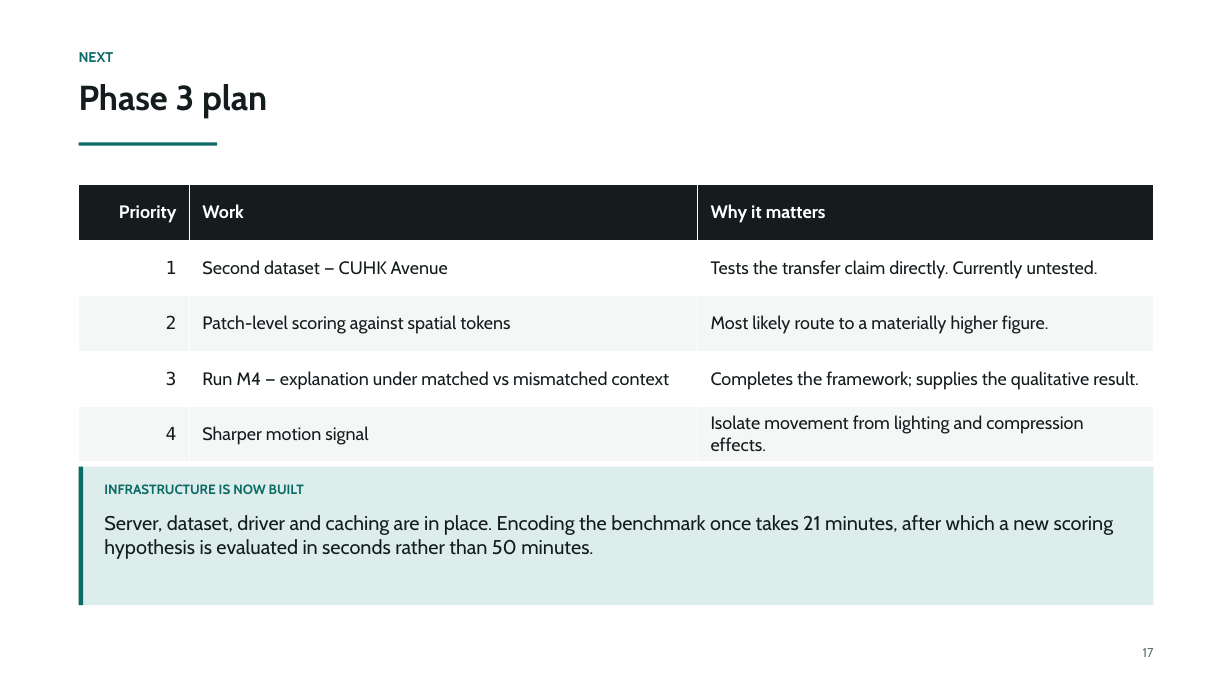
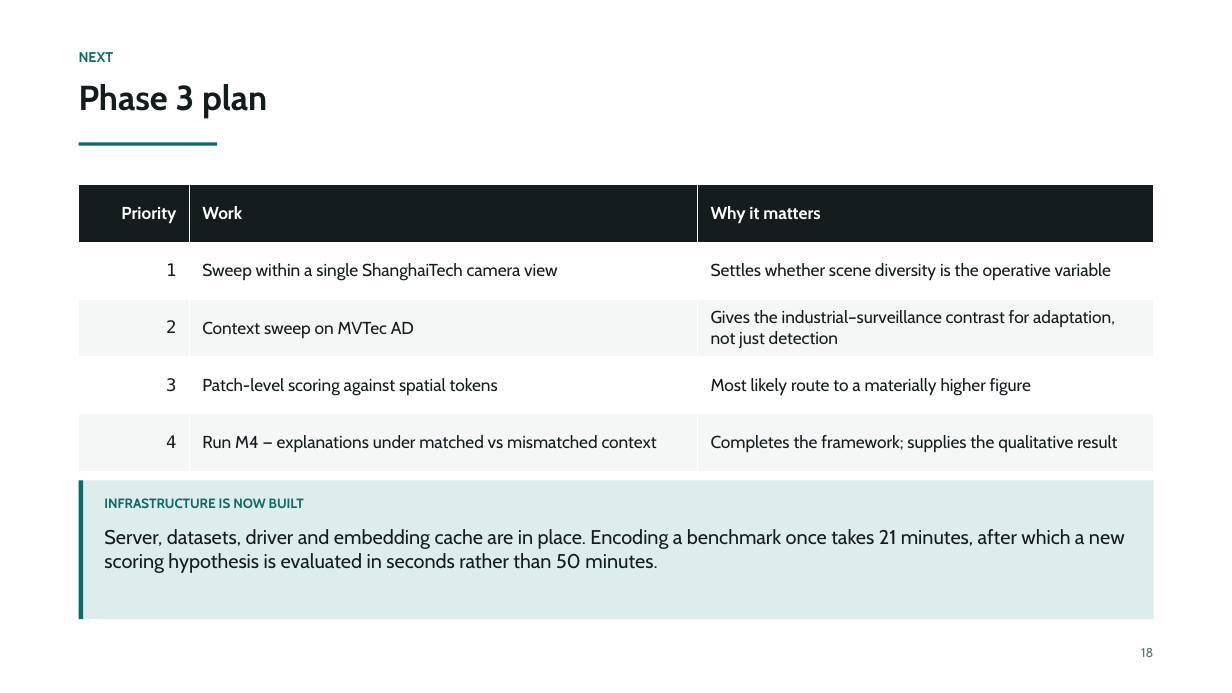
Before and after one commit to prakash-nitc/multimodal-anomaly-detection, a slide deck: slide 19 of docs/06_presentations/DA-ZVAD_Phase2_Review.pptx (slide 18 before the commit). Drawn at 1232x693 pixels with LibreOffice and Linux fonts; fonts in the diff are those of the drawing. Boxes give left, top, right and bottom in pixels: in the first picture for what was removed or moved away, otherwise in the second. Text is boxed around its words. In the diff, an @@ line names an element or a change of style, - is before the commit and + after.

```diff
--- a/docs/06_presentations/DA-ZVAD_Phase2_Review.pptx
+++ b/docs/06_presentations/DA-ZVAD_Phase2_Review.pptx
@@ table at box(79, 185, 1153, 471) @@
-row 2, column 2: Second dataset — CUHK Avenue
+row 2, column 2: Sweep within a single ShanghaiTech camera view
-row 2, column 3: Tests the transfer claim directly. Currently untested.
+row 2, column 3: Settles whether scene diversity is the operative variable
-row 3, column 2: Patch-level scoring against spatial tokens
+row 3, column 2: Context sweep on MVTec AD
-row 3, column 3: Most likely route to a materially higher figure.
+row 3, column 3: Gives the industrial–surveillance contrast for adaptation, not just detection
-row 4, column 2: Run M4 — explanation under matched vs mismatched context
+row 4, column 2: Patch-level scoring against spatial tokens
-row 4, column 3: Completes the framework; supplies the qualitative result.
+row 4, column 3: Most likely route to a materially higher figure
-row 5, column 2: Sharper motion signal
+row 5, column 2: Run M4 — explanations under matched vs mismatched context
-row 5, column 3: Isolate movement from lighting and compression effects.
+row 5, column 3: Completes the framework; supplies the qualitative result
@@ size 14 to 13.5 pt in "Priority", "Work", "Why it matters", "1" and 3 more places @@
@@ 2 rectangles, 1 text: place and size @@
-2 rectangles, 1 text at box(79, 467, 1153, 605)
+2 rectangles, 1 text at box(79, 481, 1153, 619)
@@ text at box(104, 529, 1125, 573): text changed @@
-Server, dataset, driver and caching are in place. Encoding the benchmark once takes 21 minutes, after which a new scoring hypothesis is evaluated in seconds rather than 50 minutes.
+Server, datasets, driver and embedding cache are in place. Encoding a benchmark once takes 21 minutes, after which a new scoring hypothesis is evaluated in seconds rather than 50 minutes.
@@ text at box(1141, 648, 1153, 657): text changed @@
-17
+18
```
Also in this commit, not shown: 13 other slides changed, 2 slides added, 1 slide removed, 1 other file.
